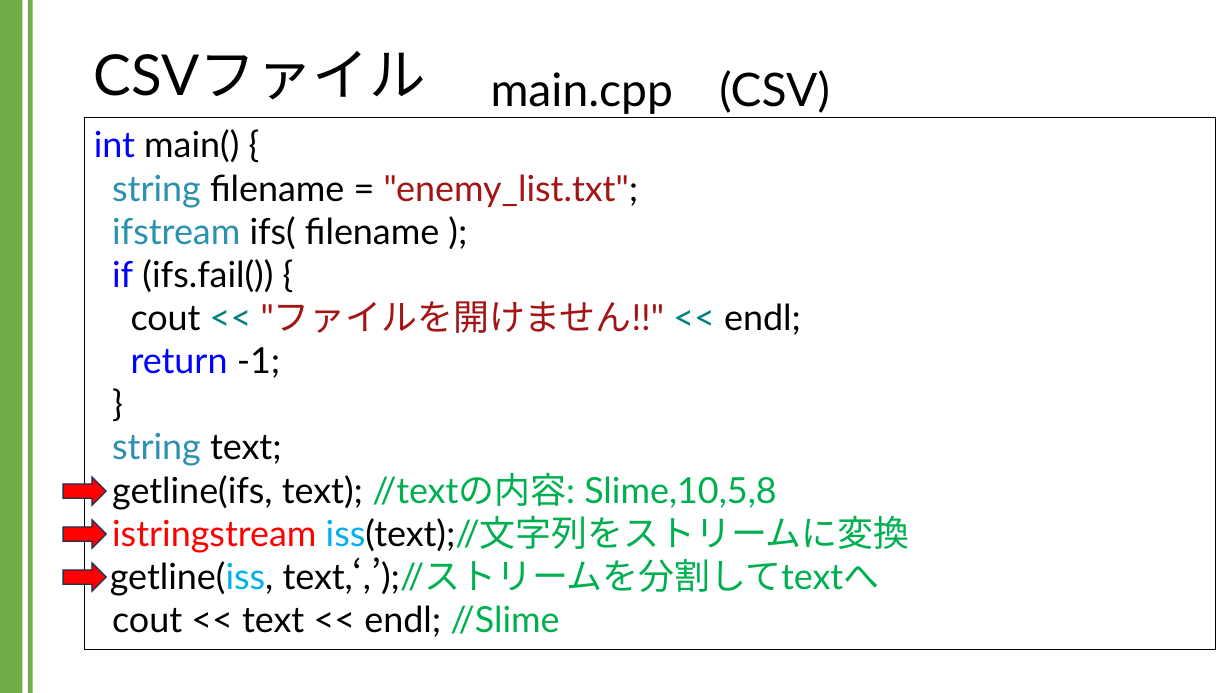
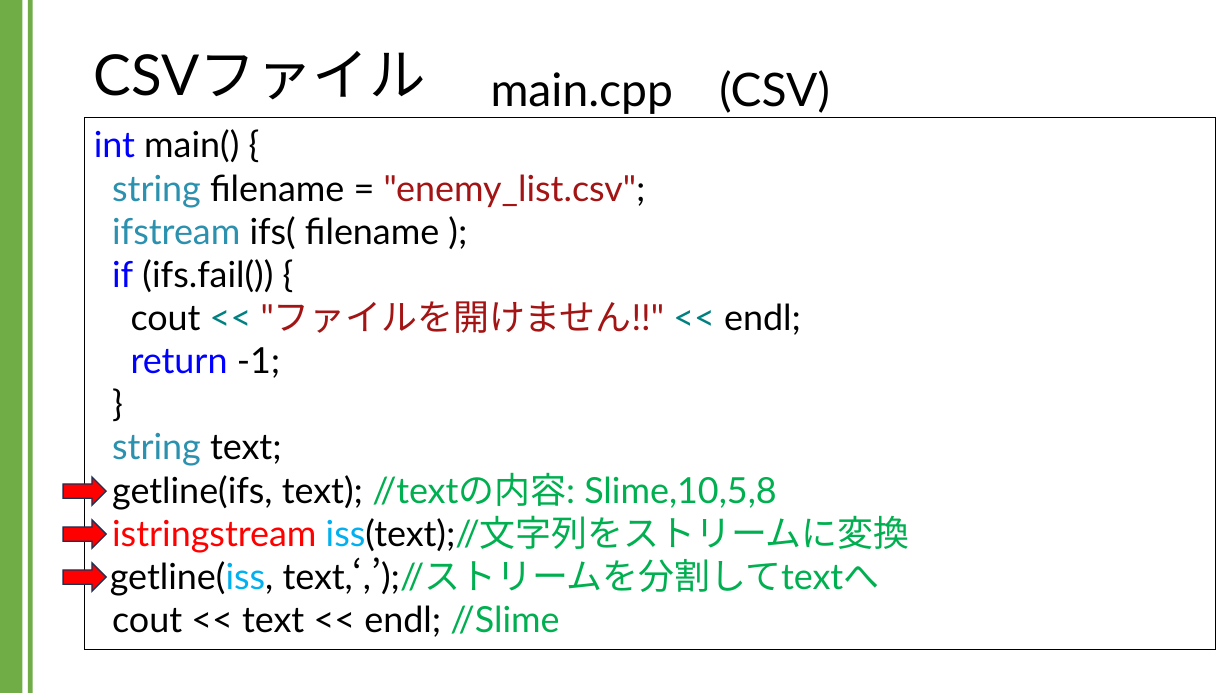
Before and after one commit to kic-murata/cpp2024, a slide deck: slide 24 of 授業資料/講義資料：CSVファイル.pptx. Drawn at 1232x693 pixels with LibreOffice and Linux fonts; fonts in the diff are those of the drawing. Boxes give left, top, right and bottom in pixels: in the first picture for what was removed or moved away, otherwise in the second. Text is boxed around its words. In the diff, an @@ line names an element or a change of style, - is before the commit and + after.

```diff
--- a/授業資料/講義資料：CSVファイル.pptx
+++ b/授業資料/講義資料：CSVファイル.pptx
@@ text in rectangle at (112, 174, 646, 208): text changed @@
-string filename = "enemy_list.txt";
+string filename = "enemy_list.csv";
```
Also in this commit, not shown: 5 other slides changed, 2 other files.
